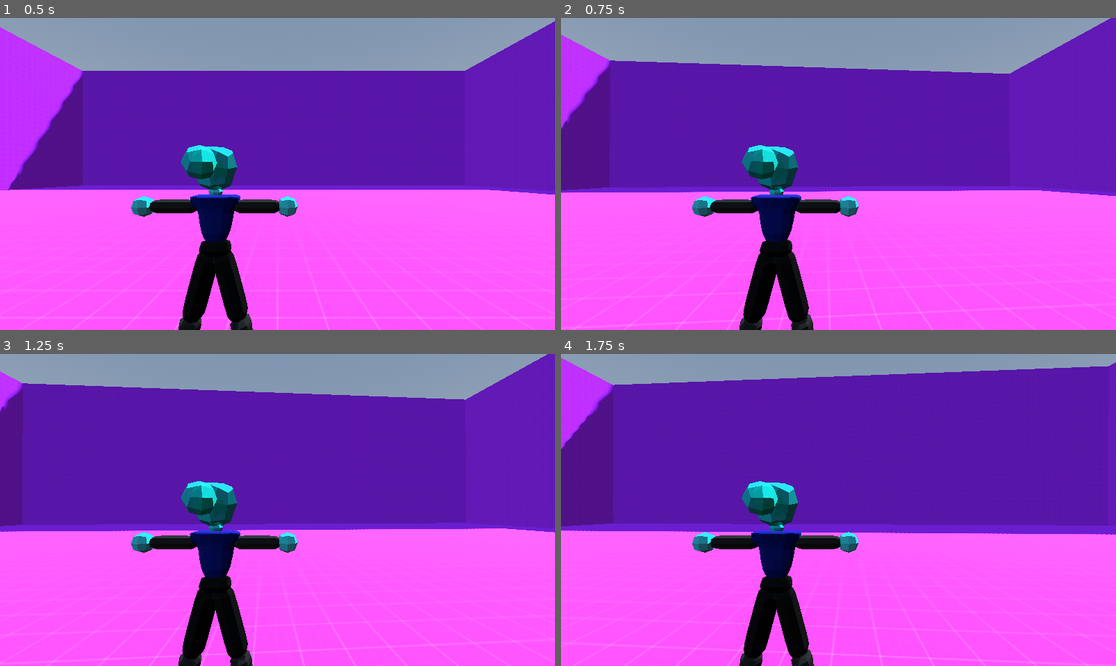
Above: before the commit, frames 1-4 (two rows, left to right).
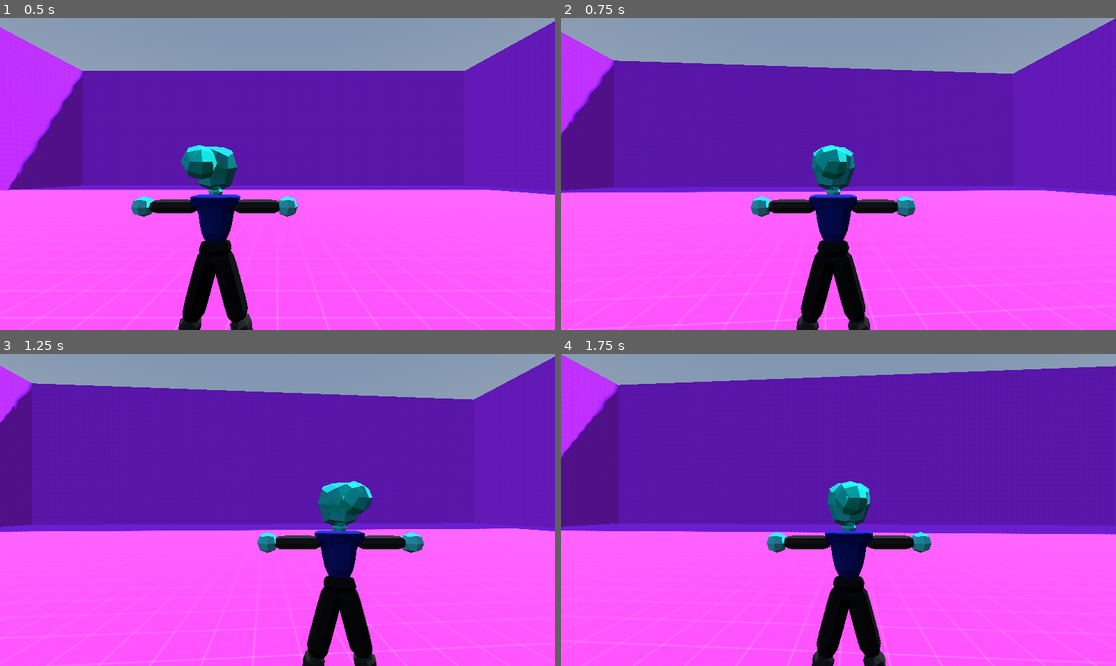
Above: after the commit, the same moments.

Repository: Epic12Terrarian/thirdPersonGame
Game: Godot game, scene res://levels/testLobby.tscn
The game is run twice, just before and just after one commit, with the same random seed, the same clock (stepped at 60 frames per second) and the same inputs.
Inputs (mouse positions are in pixels of both pictures, inside the frame that each line leads up to):
- Up to frame 1 (0.5 s): no input
- Up to frame 2 (0.75 s): tap Enter (ui_accept) at 0.5 s; move the mouse to (866, 174) at 0.52 s; hold W (up) from 0.53 s (still down); hold Tab (swap_camera_alignment, bound only after the commit) from 0.53 s (still down)
- Up to frame 3 (1.25 s): keep holding W (up); keep holding Tab (swap_camera_alignment, bound only after the commit); tap Enter (ui_accept) at 0.77 s
- Up to frame 4 (1.75 s): keep holding W (up); move the mouse to (810, 510) at 1.27 s; release Tab (swap_camera_alignment, bound only after the commit) at 1.28 s; right-click (810, 510) at 1.35 s; tap Enter (ui_accept) at 1.52 s; tap Tab (swap_camera_alignment, bound only after the commit) at 1.55 s

Frame 1 is identical in both runs. In frame 2, 11% of the frame differs, in the area x 0-100%, y 0-100%; in frame 3, 12%; in frame 4, 11%.

Commit message:
being left handed is allowed now

Diff:
--- a/player/camera.gd
+++ b/player/camera.gd
@@ -1,13 +1,21 @@
 extends Node3D
 
 @export var character: CharacterBody3D
+@export var edge_spring_arm: SpringArm3D
+@export var camera_alignment_speed: float = 0.4
 
 var camera_rotation: Vector2 = Vector2.ZERO
 var mouse_sensitivity: float = .001
 var max_y_rotation: float = 1.5
+
+var camera_tween: Tween
+
+@onready var default_edge_spring_arm_length: float = edge_spring_arm.spring_length
+
 # Called when the node enters the scene tree for the first time.
 func _ready() -> void:
 	Input.set_mouse_mode(Input.MOUSE_MODE_CAPTURED)
+
 
 func _input(event: InputEvent) -> void:
 	if event.is_action_pressed("ui_cancel"):
@@ -19,6 +27,11 @@
 	if event is InputEventMouseMotion:
 		var mouse_event: Vector2 = event.screen_relative * mouse_sensitivity
 		camera_look(mouse_event)
+
+	if event.is_action_pressed("swap_camera_alignment"):
+		swap_camera_alignment()
+
+
 
 	if event.is_action_pressed("aim"):
 		pass
@@ -38,6 +51,16 @@
 
 	camera_rotation.y = clamp(camera_rotation.y, -max_y_rotation, max_y_rotation)
 
+func swap_camera_alignment() -> void:
+	default_edge_spring_arm_length = -default_edge_spring_arm_length
+	set_edge_spring_arm_position(default_edge_spring_arm_length, camera_alignment_speed)
+
+func set_edge_spring_arm_position(pos: float, speed: float) -> void:
+	if camera_tween:
+		camera_tween.kill()
+
+	camera_tween = get_tree().create_tween()
+	camera_tween.tween_property(edge_spring_arm, "spring_length", pos, speed)
 
 func enter_aim() -> void:
 	pass
--- a/player/player.tscn
+++ b/player/player.tscn
@@ -24,10 +24,11 @@
 transform = Transform3D(-0.1, 0, -8.742278e-09, 0, 0.1, 0, 8.742278e-09, 0, -0.1, 0, -0.90204513, 0)
 mesh = ExtResource("2_g1dw6")
 
-[node name="camera" type="Node3D" parent="." unique_id=591680049 node_paths=PackedStringArray("character")]
+[node name="camera" type="Node3D" parent="." unique_id=591680049 node_paths=PackedStringArray("character", "edge_spring_arm")]
 transform = Transform3D(1, 0, 0, 0, 1, 0, 0, 0, 1, 0, 0.516, 0.144)
 script = ExtResource("2_rkbax")
 character = NodePath("..")
+edge_spring_arm = NodePath("EdgeSpringArm3D")
 
 [node name="EdgeSpringArm3D" type="SpringArm3D" parent="camera" unique_id=2118331380]
 transform = Transform3D(-4.371139e-08, 0, 1, 0, 1, 0, -1, 0, -4.371139e-08, 0, 0, 0)
--- a/project.godot
+++ b/project.godot
@@ -47,6 +47,11 @@
 "events": [Object(InputEventMouseButton,"resource_local_to_scene":false,"resource_name":"","device":-1,"window_id":0,"a …(258 unchanged characters)…
 ]
 }
+swap_camera_alignment={
+"deadzone": 0.2,
+"events": [Object(InputEventKey,"resource_local_to_scene":false,"resource_name":"","device":-1,"window_id":0,"alt_pressed":false,"shift_pressed":false,"ctrl_pressed":false,"meta_pressed":false,"pressed":false,"keycode":0,"physical_keycode":4194306,"key_label":0,"unicode":0,"location":0,"echo":false,"script":null)
+]
+}
 
 [layer_names]
 
